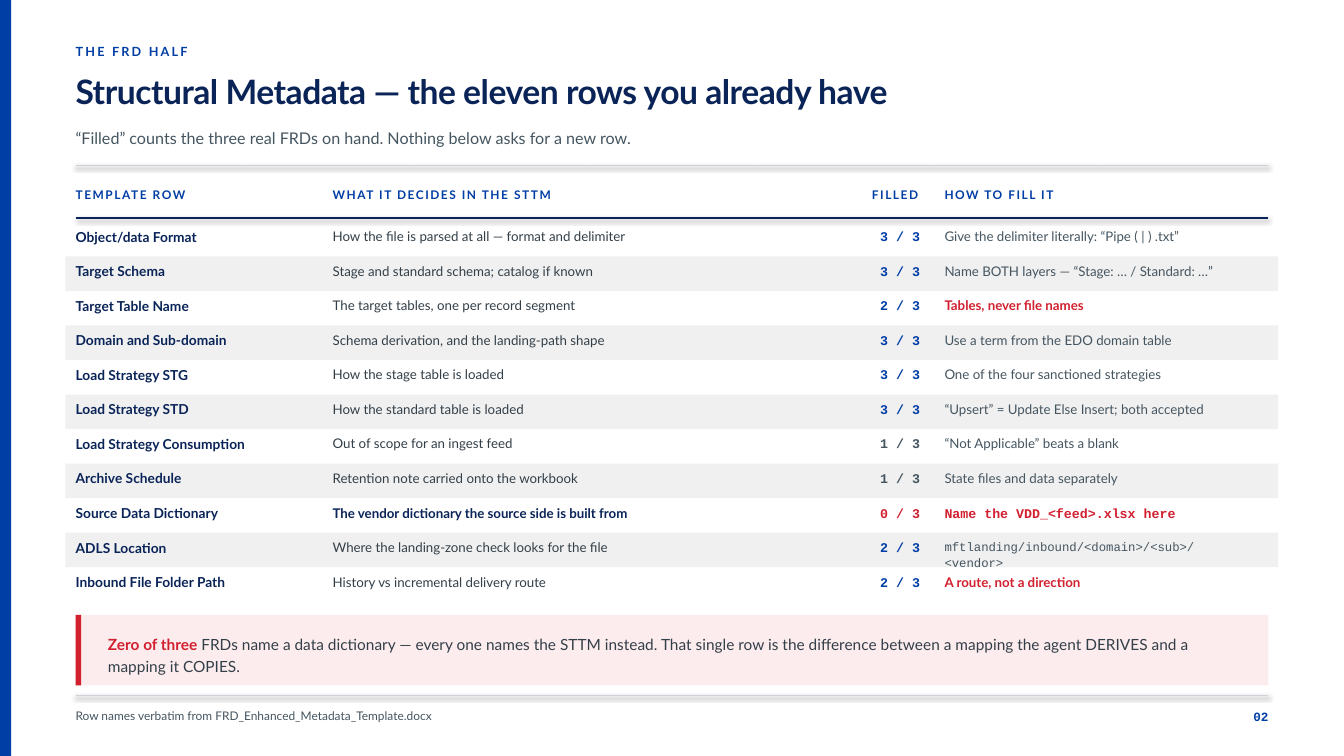
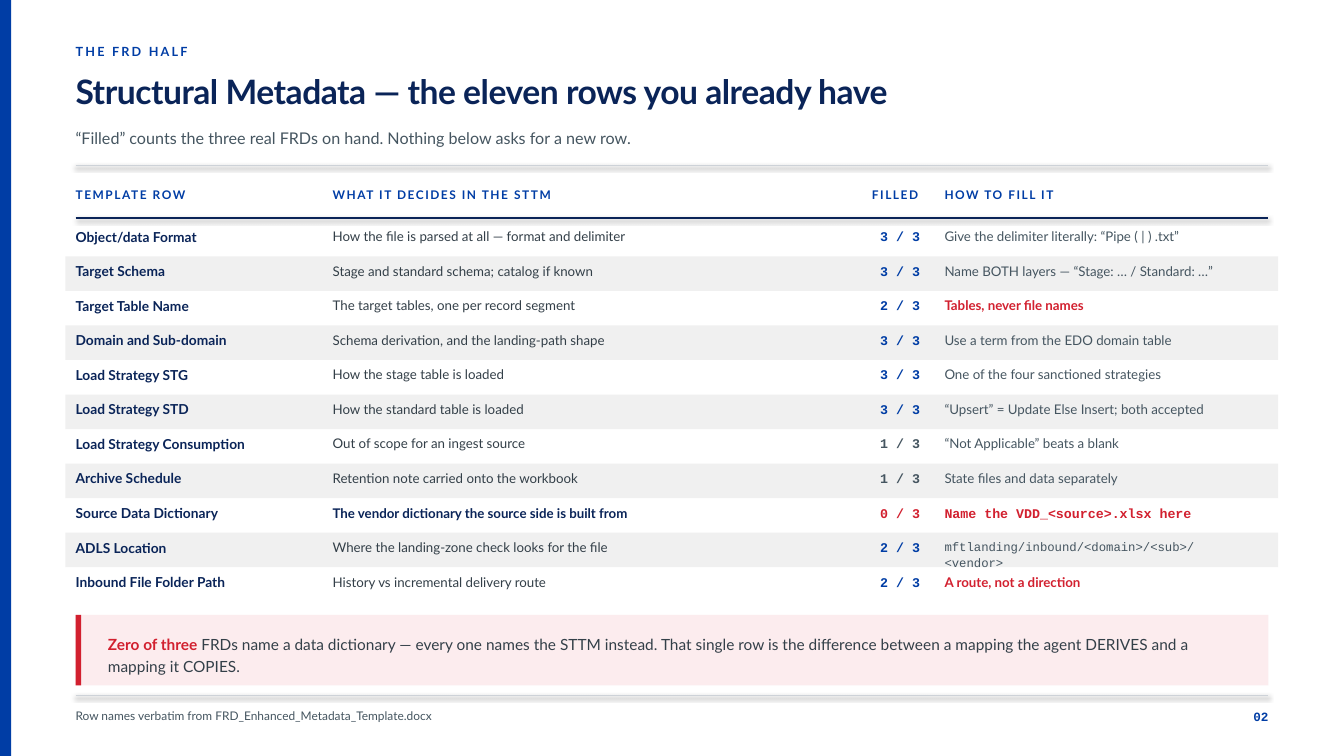
Before and after one commit to ArjunP4Hexaware/frd-to-sttm-agent-v2, a slide deck: slide 2 of context/FRD-and-Dictionary-Input-Requirements.pptx. Drawn at 1344x756 pixels with LibreOffice and Linux fonts; fonts in the diff are those of the drawing. Boxes give left, top, right and bottom in pixels: in the first picture for what was removed or moved away, otherwise in the second. Text is boxed around its words. In the diff, an @@ line names an element or a change of style, - is before the commit and + after.

```diff
--- a/context/FRD-and-Dictionary-Input-Requirements.pptx
+++ b/context/FRD-and-Dictionary-Input-Requirements.pptx
@@ text at (333, 438, 525, 451): text changed @@
-Out of scope for an ingest feed
+Out of scope for an ingest source
@@ text at (945, 508, 1192, 520): text changed @@
-Name the VDD_<feed>.xlsx here
+Name the VDD_<source>.xlsx here
```
Also in this commit, not shown: 2 other slides changed, 18 other files.
